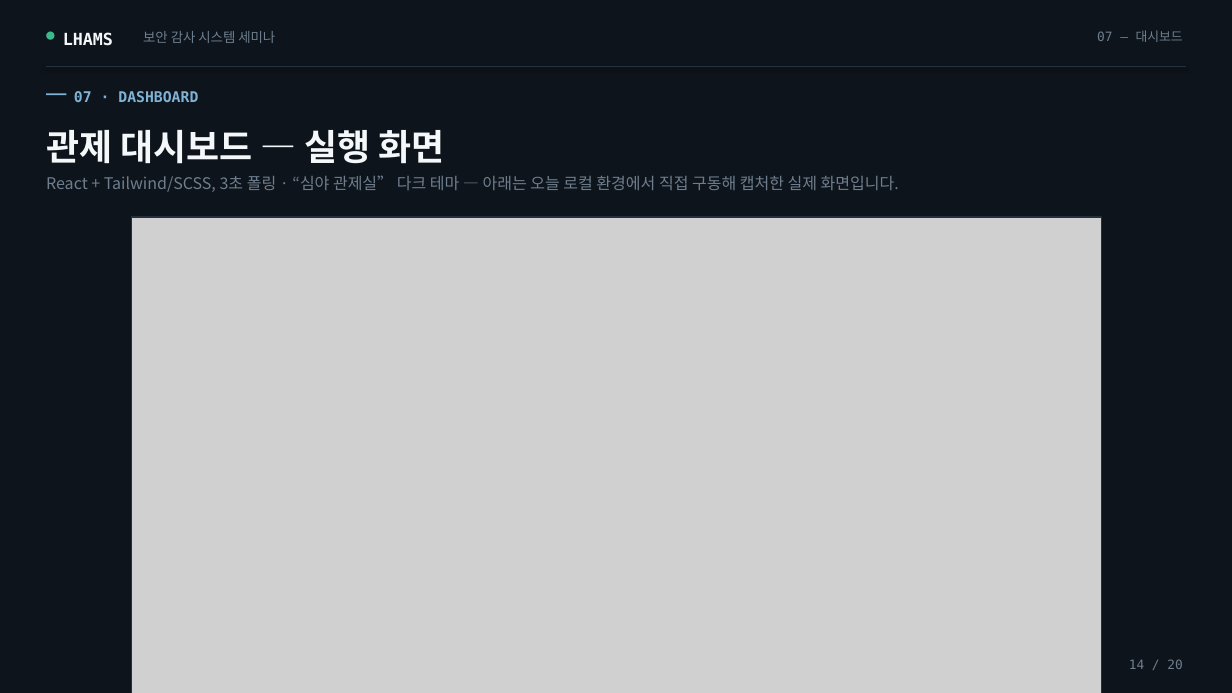
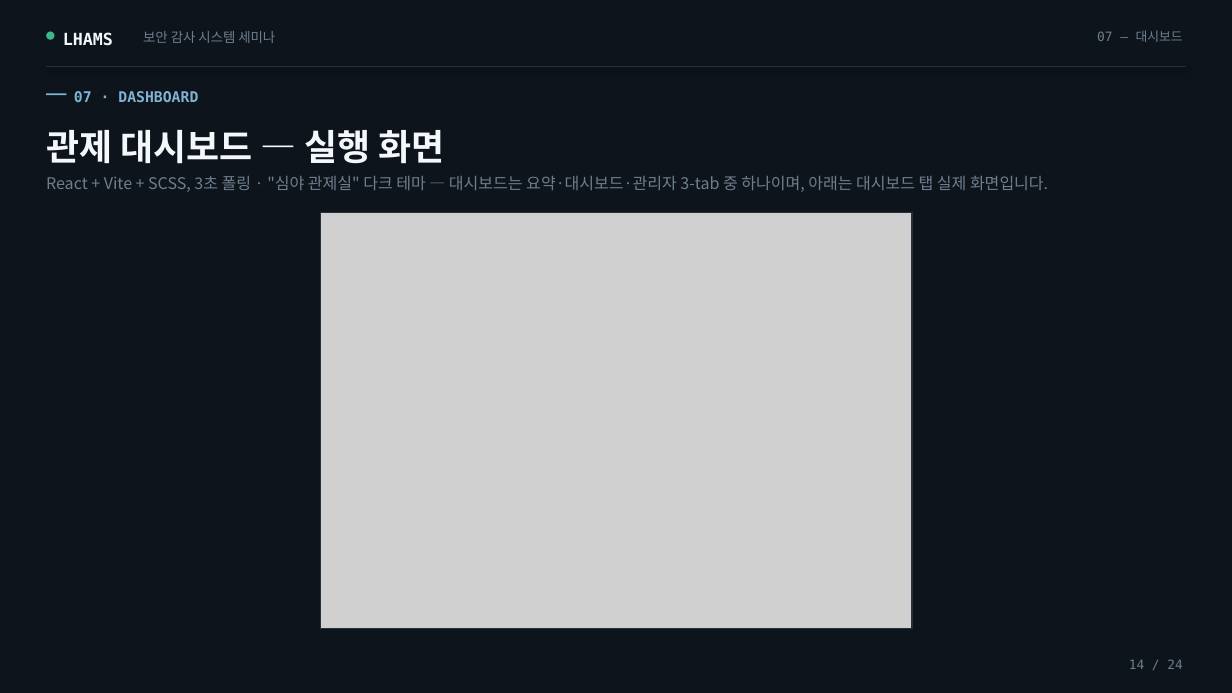
Before and after one commit to damhee-kim/lhams_project, a slide deck: slide 14 of docs/LHAMS_크리니티_통합세미나.pptx. Drawn at 1232x693 pixels with LibreOffice and Linux fonts; fonts in the diff are those of the drawing; grey boxes stand for pictures. Boxes give left, top, right and bottom in pixels: in the first picture for what was removed or moved away, otherwise in the second. Text is boxed around its words. In the diff, an @@ line names an element or a change of style, - is before the commit and + after.

Commit message:
[LAHMS] 전체 관리 리소스 개선 - 다중 서버 SI 고객사 관리 운영 UI/UX 개선 - 서비스 Ihams_watchdog.py 홈 경로 설정 외부 설정 가능 UI 기능 반영 - 세미나 자료 현행화

```diff
--- a/docs/LHAMS_크리니티_통합세미나.pptx
+++ b/docs/LHAMS_크리니티_통합세미나.pptx
@@ text at [46,176,1048,192]: text changed @@
-React + Tailwind/SCSS, 3초 폴링 · “심야 관제실” 다크 테마 — 아래는 오늘 로컬 환경에서 직접 구동해 캡처한 실제 화면입니다.
+React + Vite + SCSS, 3초 폴링 · "심야 관제실" 다크 테마 — 대시보드는 요약·대시보드·관리자 3-tab 중 하나이며, 아래는 대시보드 탭 실제 화면입니다.
@@ picture: place and size @@
-picture at [131,217,1102,693]
+picture at [321,213,912,628]
@@ rectangle: place and size @@
-rectangle at [131,217,1102,693]
+rectangle at [321,213,912,628]
@@ text at [1129,659,1182,669]: text changed @@
-14 / 20
+14 / 24
```
Also in this commit, not shown: 18 other slides changed, 4 slides added, 18 other files.
